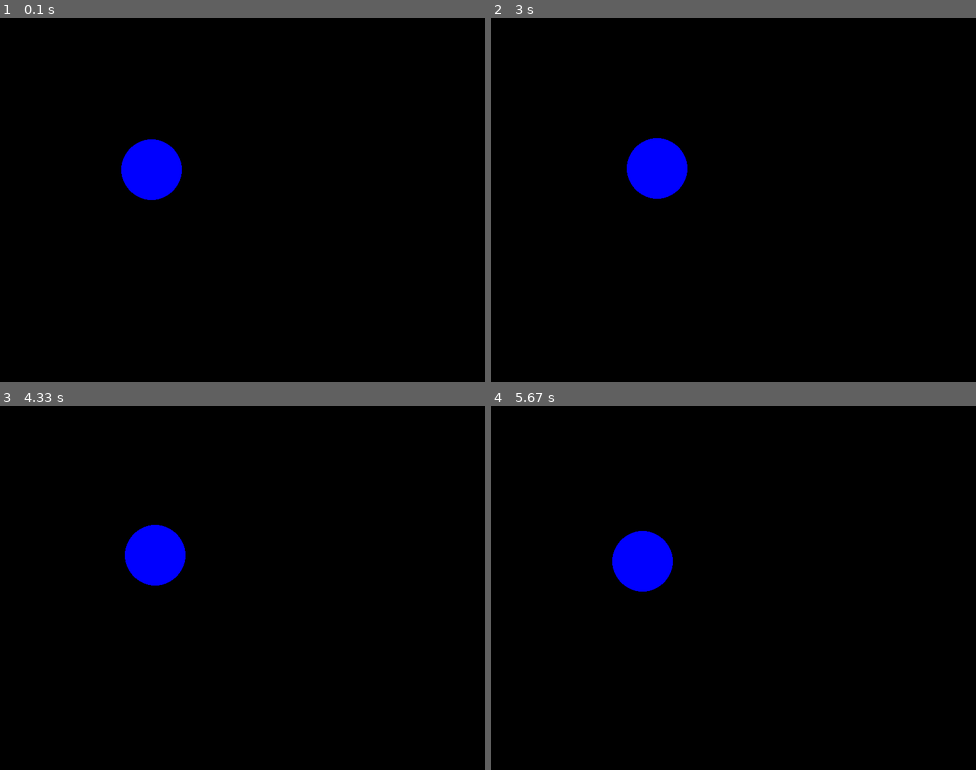
Above: before the commit, frames 1-4 (two rows, left to right).
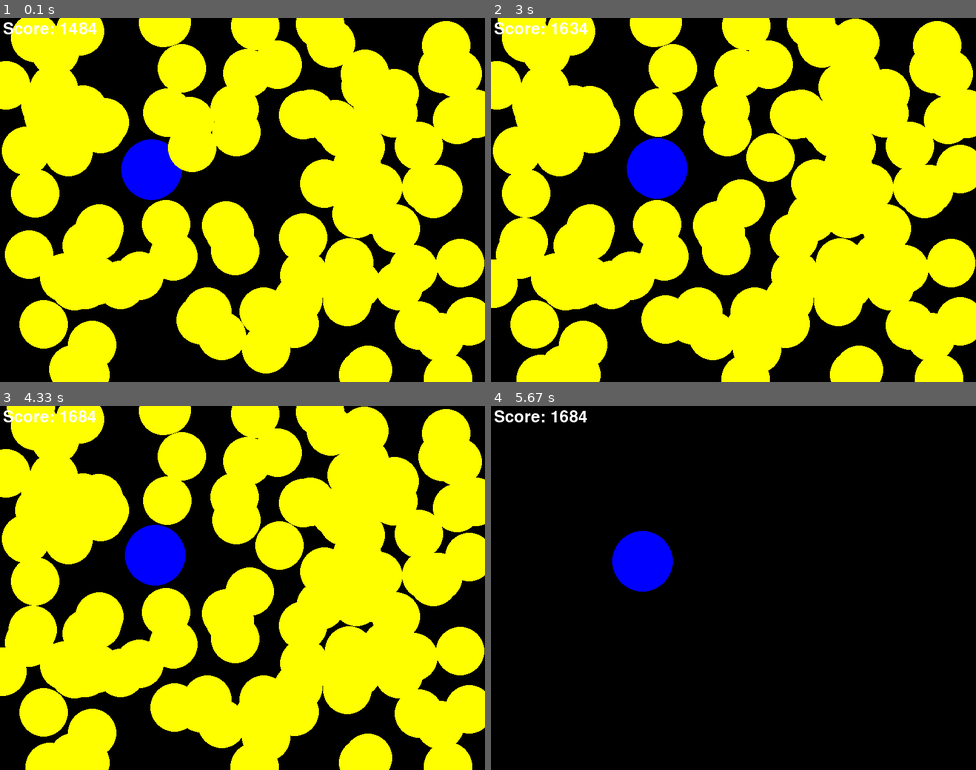
Above: after the commit, the same moments.

Repository: srjilarious/pygames
Game: pygame game, started from g1/game.py
The game is run twice, just before and just after one commit, with the same random seed, the same clock (stepped at 60 frames per second) and the same inputs.
Inputs:
- Up to frame 1 (0.1 s): no input
- Up to frame 2 (3 s): hold Enter 0.33-0.8 s; hold Right 0.33-0.8 s; hold Right 0.83-1.3 s; hold Up 1.33-1.63 s; hold Right 1.67-2.13 s; hold Left 2.17-2.7 s; hold H from 2.73 s (still down); hold Down from 2.73 s (still down)
- Up to frame 3 (4.33 s): release H at 3.03 s; release Down at 3.03 s; hold Down 3.07-3.37 s; hold Left 3.4-3.8 s; hold Up 3.83-4.2 s; hold Right from 4.23 s (still down)
- Up to frame 4 (5.67 s): release Right at 4.87 s; tap C at 4.9 s; tap Enter at 5.23 s; hold Down from 5.57 s (still down)

The runs differ from the first frame. In frame 1, 61% of the frame differs, in the area x 0-100%, y 0-100%; in frame 2, 66%; in frame 3, 66%; in frame 4, 0.3%.

Commit message:
Added dots to eat, refactored into game context.

Diff:
--- a/g1/game.py
+++ b/g1/game.py
@@ -1,6 +1,7 @@
 # Simple pygame program
 import pygame
 import math
+import random
 
 from pygame.locals import (
     K_UP,
@@ -9,6 +10,8 @@
     K_RIGHT,
     K_RETURN,
     K_ESCAPE,
+    K_h,
+    K_c,
     KEYDOWN,
     QUIT,
 )
@@ -16,52 +19,93 @@
 ScreenWidth = 800
 ScreenHeight = 600
 
-running = True
-player_x = 250
-player_y = 250
 
-def update_game():
-    global player_x, player_y, running
-    pressed_keys = pygame.key.get_pressed()
+class GameContext:
+    def __init__(self):
+        # Set up the drawing window
+        self.screen = pygame.display.set_mode([ScreenWidth, ScreenHeight], flags=pygame.FULLSCREEN | pygame.HWSURFACE)
+        self.font = pygame.font.Font(None, 40)
+        self.running = True
+        self.player_x = 250
+        self.player_y = 250
+        self.player_radius = 50
+        self.player_radius_sq = self.player_radius**2
+        self.dot_radius = 40
+        self.dot_radius_sq = self.dot_radius**2
+        self.score = 1234
+        self.dots = []
 
-    if pressed_keys[K_UP]:
-        player_y = max(-2*ScreenHeight, player_y - 1)
-    if pressed_keys[K_DOWN]:
-        player_y = min(player_y + 1,  2*ScreenHeight)
-    if pressed_keys[K_LEFT]:
-        player_x = max(-2*ScreenHeight, player_x - 1)
-    if pressed_keys[K_RIGHT]:
-        player_x = min(player_x + 1, 2*ScreenHeight)
-    if pressed_keys[K_RETURN]:
-        player_x = 250
-        player_y = 250
-    if pressed_keys[K_ESCAPE]:
-        running = False
+    def create_dot(self):
+        if len(self.dots) < 5000:
+            self.dots += [(random.randint(0, ScreenWidth), random.randint(0, ScreenHeight))]
 
-def render(screen):
-    # Fill the background with white
-    screen.fill((0,0,0))
+    def check_collide(self, dot):
+        dist_sq = (dot[0] - self.player_x)**2 + (dot[1] - self.player_y)**2
+        if dist_sq < (self.dot_radius_sq + self.player_radius_sq):
+            return True
+        return False
 
-    # Draw a solid blue circle in the center
-    pygame.draw.circle(screen, (0, 0, 255), (player_x, player_y), 50)
 
-    # Flip the display
-    pygame.display.flip()
+    def update_game(self):
+        pressed_keys = pygame.key.get_pressed()
+
+        if pressed_keys[K_UP]:
+            self.player_y = max(-2*ScreenHeight, self.player_y - 1)
+        if pressed_keys[K_DOWN]:
+            self.player_y = min(self.player_y + 1,  2*ScreenHeight)
+        if pressed_keys[K_LEFT]:
+            self.player_x = max(-2*ScreenHeight, self.player_x - 1)
+        if pressed_keys[K_RIGHT]:
+            self.player_x = min(self.player_x + 1, 2*ScreenHeight)
+        if pressed_keys[K_RETURN]:
+            self.player_x = 250
+            self.player_y = 250
+        if pressed_keys[K_h]:
+            self.create_dot()
+        if pressed_keys[K_c]:
+            self.dots.clear()
+        if pressed_keys[K_ESCAPE]:
+            self.running = False
+
+        # Check collisions with dots
+        for i, dot in enumerate(self.dots):
+            if self.check_collide(dot):
+                self.score += 50
+                del self.dots[i]
+
+    def render(self):
+        # Fill the background with white
+        self.screen.fill((0,0,0))
+
+        # Draw a solid blue circle in the center
+        pygame.draw.circle(self.screen, (0, 0, 255), (self.player_x, self.player_y), self.player_radius)
+
+        # Draw the dots
+        for i, dot in enumerate(self.dots):
+            pygame.draw.circle(self.screen, (255, 255, 0), (dot[0], dot[1]), self.dot_radius)
+
+        txt = self.font.render("Score: " + str(self.score), True, pygame.Color('white'))
+        self.screen.blit(txt, (5, 5))
+        # Flip the display
+        pygame.display.flip()
+
 
 if __name__ == "__main__":
     pygame.init()
 
-    # Set up the drawing window
-    screen = pygame.display.set_mode([ScreenWidth, ScreenHeight])
+    context = GameContext()
 
-    while running:
+    for i in range(100):
+        context.create_dot()
+
+    while context.running:
         # Did the user click the window close button?
         for event in pygame.event.get():
             if event.type == pygame.QUIT:
                 running = False
 
-        update_game()
-        render(screen)
+        context.update_game()
+        context.render()
 
     # Done! Time to quit.
     pygame.quit()
